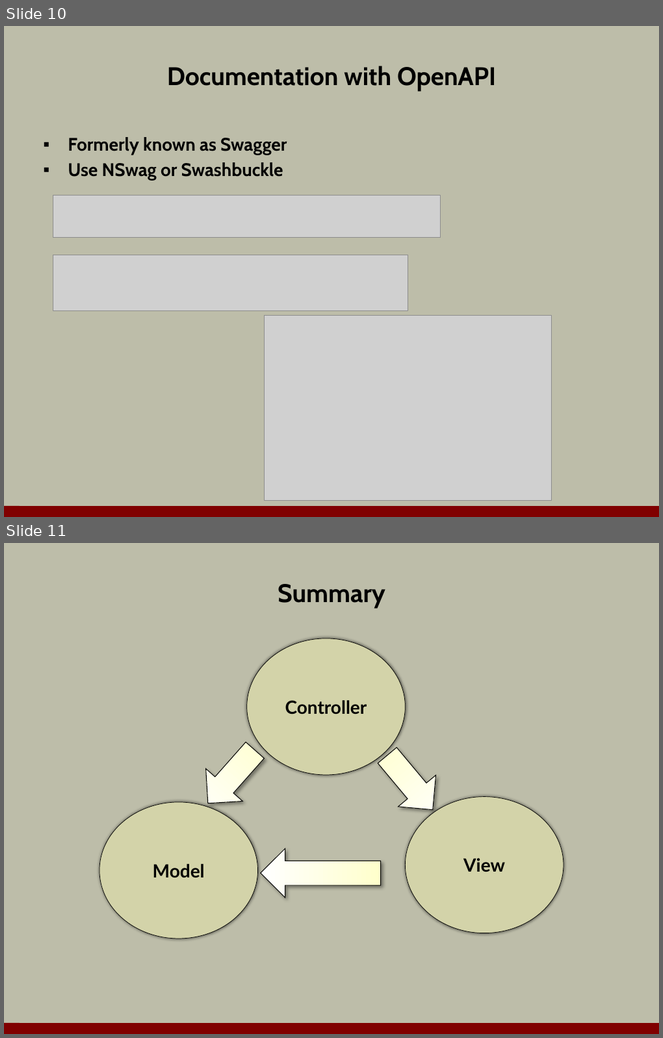
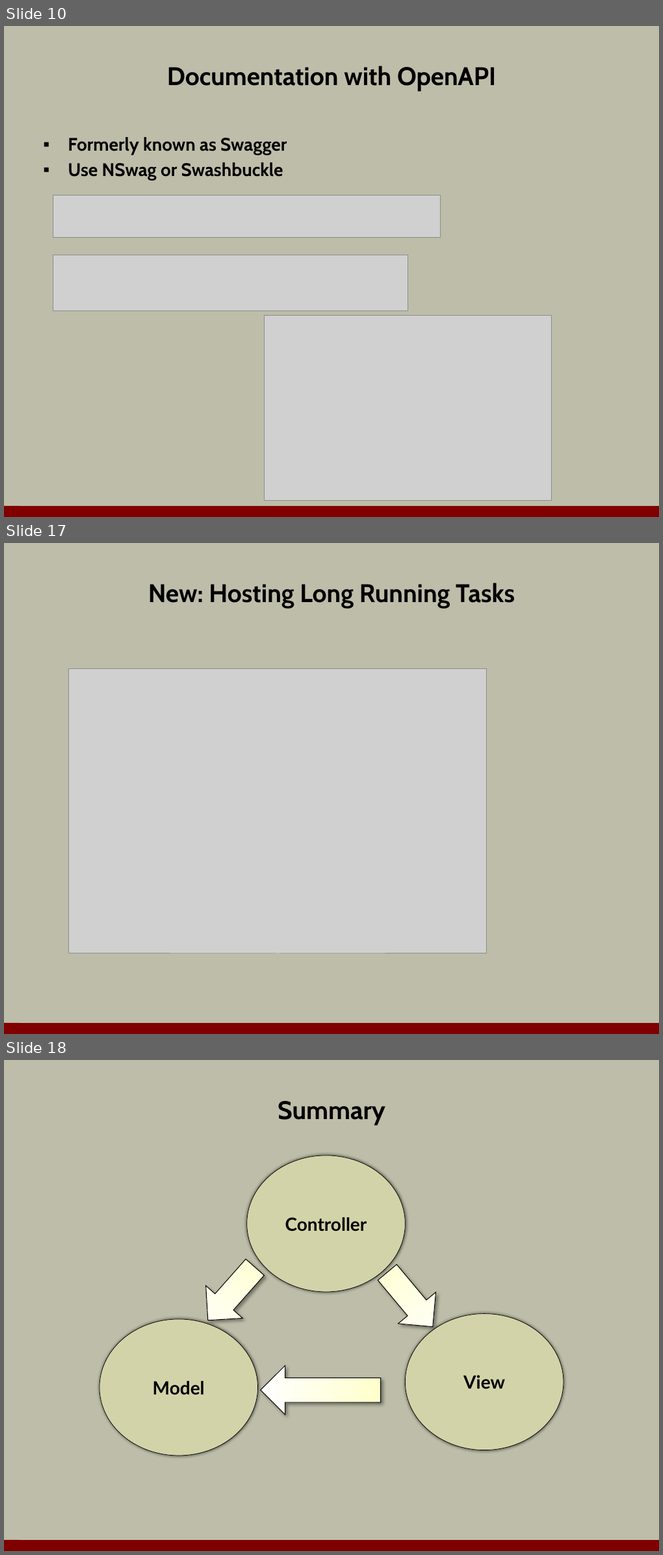
Before and after one commit to OdeToCode/classes, a slide deck: aspnetcore/slides/06_apis.pptx. Shown one above the other, each under a label of ours: slides 10 and 11 before the commit, slides 10, 17 and 18 after it; the slides between them are not shown. The pictures are 663x1038 and 663x1555 pixels, drawn with LibreOffice and Linux fonts; fonts in the diff are those of the drawing; grey boxes stand for pictures; background and template pictures are left out. Boxes give left, top, right and bottom in pixels: in the first picture for what was removed or moved away, otherwise in the second. Text is boxed around its words. In the diff, an @@ line names an element or a change of style, - is before the commit and + after.

```diff
--- a/aspnetcore/slides/06_apis.pptx
+++ b/aspnetcore/slides/06_apis.pptx
@@ slide 17 added at (4,543,659,1034), background #BDBDA9; not listed: 1 template element that a slide beside it also shows @@
@@ title added at (148,583,515,608), 28 pt, text #000000, bold @@
+New: Hosting Long Running Tasks
@@ picture added at (68,669,487,954) @@
@@ what was slide 11 is now slide 18 @@
```
Also in this commit, not shown: 6 other slides added, 6 other files.
